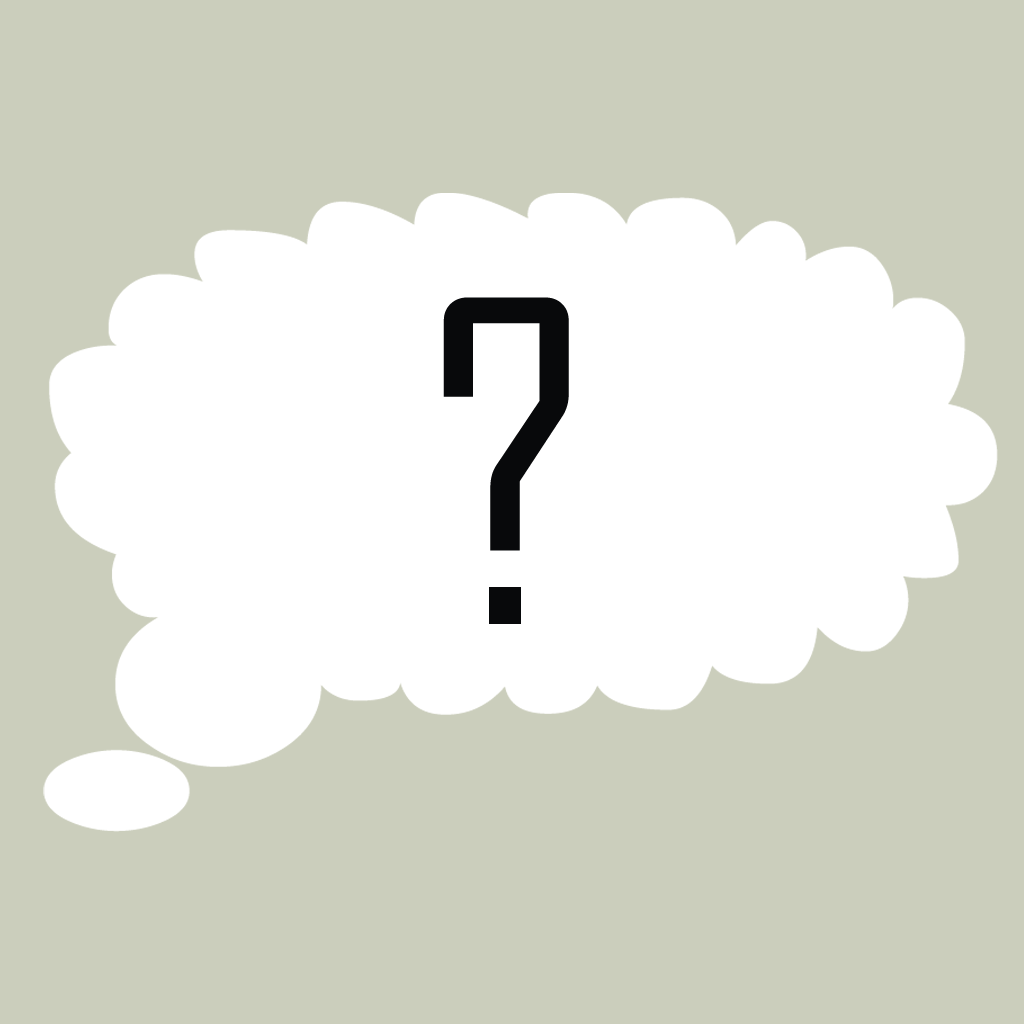
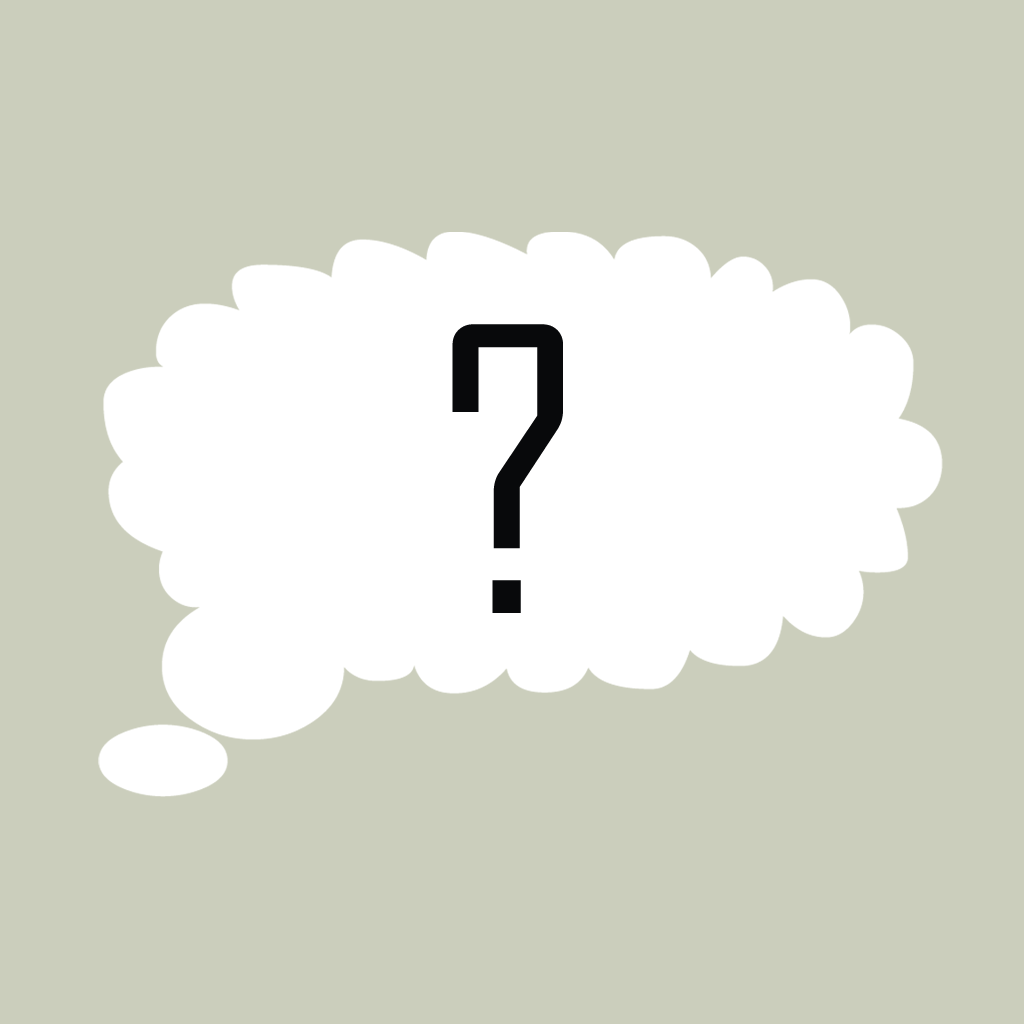
Layered file, before and after one edit (1024x1024). Changes by layer:
painted on "?" over left=443, top=297, right=569, bottom=624
painted on "]" over left=43, top=193, right=998, bottom=832
